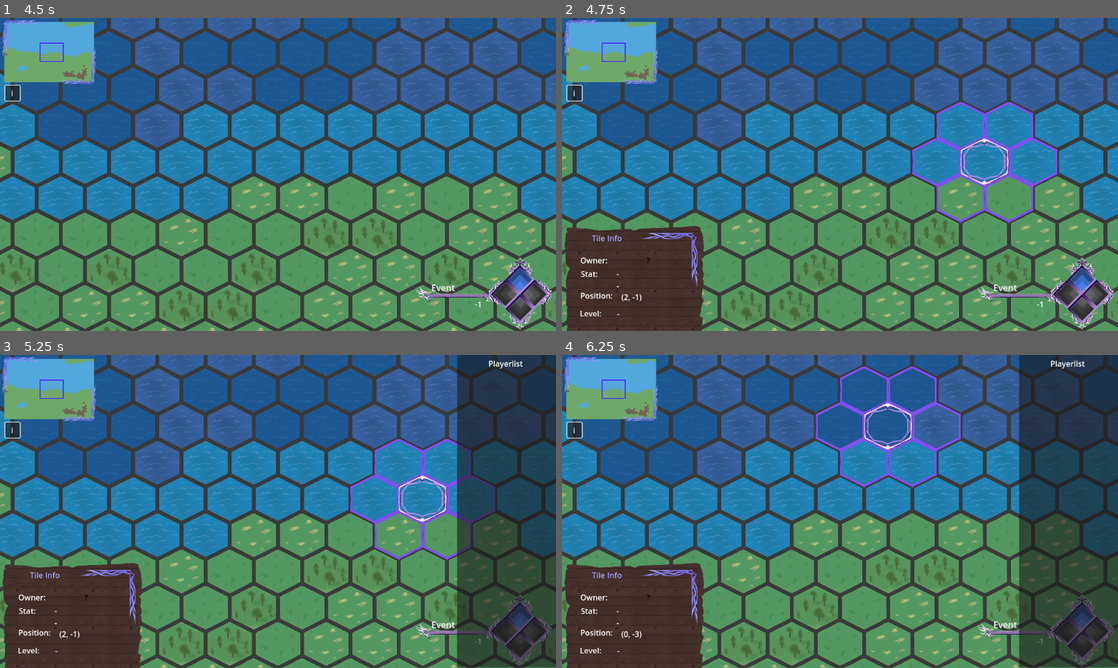
Above: before the commit, frames 1-4 (two rows, left to right).
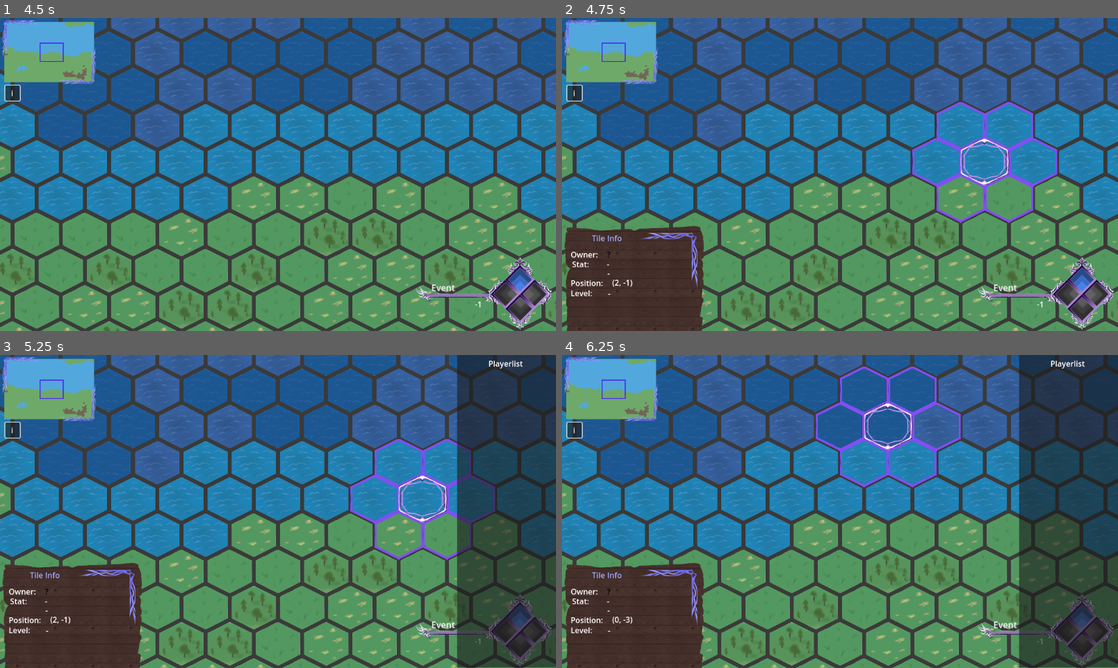
Above: after the commit, the same moments.

Repository: DragonCat4012/Shyv_Game
Game: Godot game, scene res://Scenes/menu.tscn
Same seed, same stepped clock (60 frames per second), same inputs: the game is played once before the commit and once after it.
Inputs (mouse positions are in pixels of both pictures, inside the frame that each line leads up to):
- Up to frame 1 (4.5 s): click "Test Map" at 0.5 s; click "i" at 1.25 s; click "End turn" at 2 s; click "i" at 2.75 s; click "i" at 3.5 s; tap Enter at 4.25 s; move the mouse to (400, 158) at 4.27 s; right-click (400, 158) at 4.35 s; click (400, 158) at 4.42 s
- Up to frame 2 (4.75 s): no input
- Up to frame 3 (5.25 s): tap Space at 5 s; drag from (166, 527) to (250, 574) at 5.02 s
- Up to frame 4 (6.25 s): move the mouse to (895, 442) at 5.77 s; right-click (895, 442) at 5.85 s; click (895, 442) at 5.92 s

Frame 1 is identical in both runs. In frame 2, 0.4% of the frame differs, in the area x 1-16%, y 74-96%; in frame 3, 0.4%; in frame 4, 0.5%.
Error in both runs: Attempt to call function 'get_as_text' in base 'null instance' on a null instance. (res://Scenes/menu.gd:14)

Commit message:
upgarde building levels

Diff:
--- a/Global/JSONUTIL.gd
+++ b/Global/JSONUTIL.gd
@@ -1,8 +1,8 @@
 extends Node
 
 # BUILDINGTILES
-func BuildingTile_to_JSON(tile: BuildingTiles) -> String: # TODO: stringify Building
-	var dict = {"ownedByNationID": tile.ownedByNationID, "coords": { "x": tile.coords.x, "y": tile.coords.y}, "building": BUILDINGMODEL_to_JSON(tile.building)}
+func BuildingTile_to_JSON(tile: BuildingTiles) -> String:
+	var dict = {"ownedByNationID": tile.ownedByNationID, "coords": {"x": tile.coords.x, "y": tile.coords.y}, "building": BUILDINGMODEL_to_JSON(tile.building)}
 	return JSON.stringify(dict)
 
 func BuildingTiles_from_JSON(jsonString: String) -> BuildingTiles:
@@ -15,7 +15,6 @@
 	tile.coords = Vector2(dict["coords"]["x"], dict["coords"]["y"])
 	tile.building = BUILDINGMODEL_from_JSON(dict["building"])
 	return tile
-
 
 
 # NATIONS
@@ -35,7 +34,6 @@
 	nation.building_tile_row = dict["building_tile_row"]
 	nation.assignedID = dict["assignedID"]
 	return nation
-
 
 
 const ARRAY_DIVIDER_IN_JSON_DONT_ASK = "xoxoILoveYouxoxo" # TODO: chekc that its not in nation name or description, in genral chekc for escaping cnhars
@@ -68,9 +66,6 @@
 	return ARRAY_DIVIDER_IN_JSON_DONT_ASK.join(mappedArray)
 
 
-
-
-
 func BUILDINGMODEL_from_JSON(jsonString) -> BuildingModel:
 	if jsonString == "":
 		return null
--- a/Scenes/Game/MapScene.gd
+++ b/Scenes/Game/MapScene.gd
@@ -73,7 +73,6 @@
 
 	tile_map.select_tile(tilePos)
 	tile_map.oldSeelctedTile = tilePos
-	tile_info_panel.updateCoordinates(tilePos)
 	tile_info_panel._style_selected_tile_info(tilePos)
 
 func _toggle_tile_info_visibillity(on, atlasOwner=Vector2i(-1,-1)):
--- a/Scenes/Overlays/TileInfo.gd
+++ b/Scenes/Overlays/TileInfo.gd
@@ -1,4 +1,7 @@
 extends Control
+
+@onready var panel = $TileInfoPanel
+
 @onready var coordinate_tracker = $TileInfoPanel/CoordinateTracker
 @onready var tile_owner = $TileInfoPanel/TileOwner
 @onready var tile_level = $TileInfoPanel/TileLevel
@@ -6,29 +9,55 @@
 @onready var tile_stat = $TileInfoPanel/TileStat
 @onready var tile_stat_modifier = $TileInfoPanel/TileStatModifier
 
-func showInfo():
-	pass
+# Owner Stuff
+@onready var owner_actions = $TileInfoPanel/OwnerActions
+var y_position_no_action: int = 442
+var y_position_action: int = 343
+@onready var upgrade_button = $TileInfoPanel/OwnerActions/UpgradeButton
 
-
-func updateCoordinates(coords):
-	coordinate_tracker.text = str(coords)
-
+var selected_tile_position = null
+var selected_tile = null
 
 func updateOwner(owner: String):
 	tile_owner.text = owner
 
+func _style_selected_tile_info(pos: Vector2):
+	selected_tile_position = pos
+	selected_tile = null
+	owner_actions.visible = false
 
-func _style_selected_tile_info(pos: Vector2):
 	var nation = GamManager.get_nation_to_tile(pos)
 	var building = GamManager.get_buildTile_from_pos(pos)
+	coordinate_tracker.text = str(pos)
 
 	if not nation:
+		panel.position.y = y_position_no_action
 		tile_owner.text = "?"
 		tile_owner.add_theme_color_override("font_color", Color.BLACK)
 		return
+
+	if GamManager.ownNation: # host doesnt have nation
+		if nation.assignedID == GamManager.ownNation.assignedID: # own tile
+			selected_tile = GamManager.get_buildTile_from_pos(selected_tile_position)
+			if selected_tile:
+				if selected_tile.building.currentLevel == 5:
+					upgrade_button.disabled = true
+				else:
+					upgrade_button.disabled = false
+			panel.position.y = y_position_action
+			owner_actions.visible = true
+		else:
+			panel.position.y = y_position_no_action
+
+
 	tile_owner.add_theme_color_override("font_color", nation.color)
 
 	tile_owner.text = nation.name + "[" + str(nation.assignedID) + "]"
 	tile_level.text = str(building.building.currentLevel)
 	tile_stat.text = str(snapped(building.building.randomBaseStat,0.01))
 	tile_stat_modifier.text = str(snapped(building.building.randomBaseStatModifier,0.01))
+
+func _on_upgrade_button_pressed():
+	selected_tile.building.currentLevel += 1
+	tile_level.text = str(selected_tile.building.currentLevel) # ikikik not good xd
+	MapManager._send_tile_update(selected_tile)
--- a/Scenes/Overlays/TileInfo.tscn
+++ b/Scenes/Overlays/TileInfo.tscn
@@ -16,7 +16,7 @@
 offset_left = -2.0
 offset_top = 442.0
 offset_right = 277.0
-offset_bottom = 650.0
+offset_bottom = 751.0
 theme_override_styles/panel = SubResource("StyleBoxFlat_34w8g")
 
 [node name="WoodTexture" type="TextureRect" parent="TileInfoPanel"]
@@ -42,79 +42,78 @@
 
 [node name="_TileOwner" type="Label" parent="TileInfoPanel"]
 layout_mode = 0
-offset_left = 39.0
-offset_top = 49.0
-offset_right = 96.0
-offset_bottom = 72.0
+offset_left = 19.0
+offset_top = 37.0
+offset_right = 76.0
+offset_bottom = 60.0
 text = "Owner:"
 
 [node name="TileOwner" type="Label" parent="TileInfoPanel"]
 layout_mode = 0
-offset_left = 114.0
-offset_top = 49.0
-offset_right = 246.0
-offset_bottom = 72.0
+offset_left = 94.0
+offset_top = 37.0
+offset_right = 226.0
+offset_bottom = 60.0
 text = "-"
+clip_text = true
+
+[node name="_TileStat" type="Label" parent="TileInfoPanel"]
+layout_mode = 0
+offset_left = 22.0
+offset_top = 57.0
+offset_right = 79.0
+offset_bottom = 80.0
+text = "Stat:"
+
+[node name="TileStat" type="Label" parent="TileInfoPanel"]
+layout_mode = 0
+offset_left = 94.0
+offset_top = 57.0
+offset_right = 151.0
+offset_bottom = 80.0
+text = "-"
+
+[node name="TileStatModifier" type="Label" parent="TileInfoPanel"]
+layout_mode = 0
+offset_left = 95.0
+offset_top = 76.0
+offset_right = 152.0
+offset_bottom = 99.0
+text = "-"
+
+[node name="_Coordinates" type="Label" parent="TileInfoPanel"]
+layout_mode = 0
+offset_left = 19.0
+offset_top = 96.0
+offset_right = 86.0
+offset_bottom = 119.0
+text = "Position:"
+
+[node name="CoordinateTracker" type="Label" parent="TileInfoPanel"]
+layout_mode = 0
+offset_left = 93.0
+offset_top = 95.0
+offset_right = 160.0
+offset_bottom = 118.0
+text = "(-,-)"
 horizontal_alignment = 1
-clip_text = true
+vertical_alignment = 1
 
 [node name="_TileLevel" type="Label" parent="TileInfoPanel"]
 layout_mode = 0
-offset_left = 38.0
-offset_top = 159.0
-offset_right = 95.0
-offset_bottom = 182.0
+offset_left = 19.0
+offset_top = 117.0
+offset_right = 76.0
+offset_bottom = 140.0
 text = "Level:"
 
 [node name="TileLevel" type="Label" parent="TileInfoPanel"]
 layout_mode = 0
-offset_left = 115.0
-offset_top = 160.0
-offset_right = 172.0
-offset_bottom = 183.0
+offset_left = 96.0
+offset_top = 118.0
+offset_right = 153.0
+offset_bottom = 141.0
 text = "-"
-
-[node name="_TileStat" type="Label" parent="TileInfoPanel"]
-layout_mode = 0
-offset_left = 40.0
-offset_top = 77.0
-offset_right = 97.0
-offset_bottom = 100.0
-text = "Stat:"
-
-[node name="TileStat" type="Label" parent="TileInfoPanel"]
-layout_mode = 0
-offset_left = 114.0
-offset_top = 77.0
-offset_right = 171.0
-offset_bottom = 100.0
-text = "-"
-
-[node name="TileStatModifier" type="Label" parent="TileInfoPanel"]
-layout_mode = 0
-offset_left = 114.0
-offset_top = 102.0
-offset_right = 171.0
-offset_bottom = 125.0
-text = "-"
-
-[node name="_Coordinates" type="Label" parent="TileInfoPanel"]
-layout_mode = 0
-offset_left = 39.0
-offset_top = 122.0
-offset_right = 106.0
-offset_bottom = 145.0
-text = "Position:"
-
-[node name="CoordinateTracker" type="Label" parent="TileInfoPanel"]
-layout_mode = 0
-offset_left = 112.0
-offset_top = 125.0
-offset_right = 179.0
-offset_bottom = 148.0
-text = "(-,-)"
-horizontal_alignment = 1
-vertical_alignment = 1
 
 [node name="TextureRect" type="TextureRect" parent="TileInfoPanel"]
 layout_mode = 0
@@ -125,3 +124,20 @@
 texture = ExtResource("2_jgbim")
 expand_mode = 1
 flip_h = true
+
+[node name="OwnerActions" type="Control" parent="TileInfoPanel"]
+anchors_preset = 0
+offset_left = 23.0
+offset_top = 204.0
+offset_right = 275.0
+offset_bottom = 296.0
+
+[node name="UpgradeButton" type="Button" parent="TileInfoPanel/OwnerActions"]
+layout_mode = 0
+offset_left = 2.0
+offset_top = 13.0
+offset_right = 253.0
+offset_bottom = 44.0
+text = "Upgrade"
+
+[connection signal="pressed" from="TileInfoPanel/OwnerActions/UpgradeButton" to="." method="_on_upgrade_button_pressed"]
